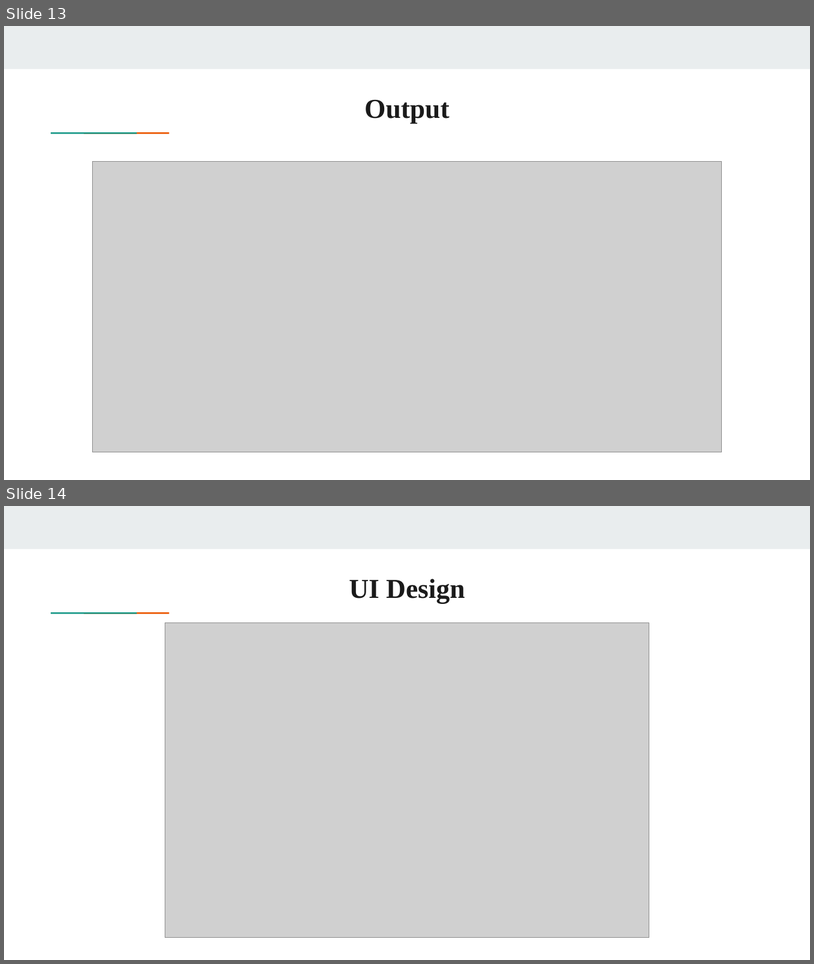
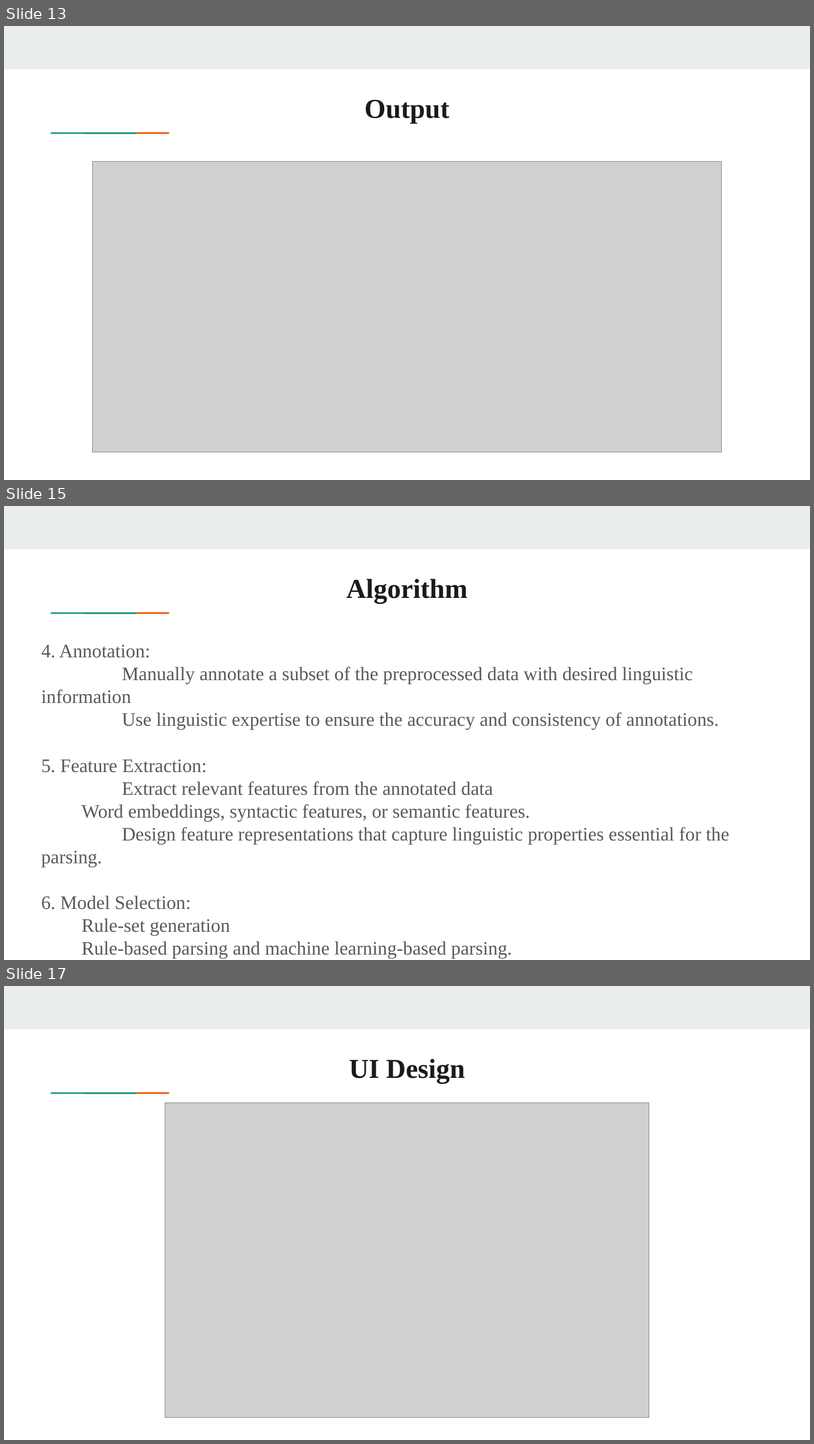
Before and after one commit to gauthamcsudheer/Malayalam-Parser, a slide deck: Presentations/DesignPresentation.pptx. Shown one above the other, each under a label of ours: slides 13 and 14 before the commit, slides 13, 15 and 17 after it; the slides between them are not shown. The pictures are 814x964 and 814x1444 pixels, drawn with LibreOffice and Linux fonts; fonts in the diff are those of the drawing; grey boxes stand for pictures. Boxes give left, top, right and bottom in pixels: in the first picture for what was removed or moved away, otherwise in the second. Text is boxed around its words. In the diff, an @@ line names an element or a change of style, - is before the commit and + after.

Commit message:
English Parsing

```diff
--- a/Presentations/DesignPresentation.pptx
+++ b/Presentations/DesignPresentation.pptx
@@ slide 15 added at [4, 506, 810, 960], background #FFFFFF; not listed: 3 template elements that a slide beside it also shows @@
@@ title added at [347, 579, 468, 603], 24.4 pt, text #1A1A1A, bold @@
+Algorithm
@@ text added at [41, 645, 730, 958], 17 pt, text #595959 @@
+4. Annotation:
+Manually annotate a subset of the preprocessed data with desired linguistic information
+Use linguistic expertise to ensure the accuracy and consistency of annotations.
+5. Feature Extraction:
+Extract relevant features from the annotated data
+Word embeddings, syntactic features, or semantic features.
+Design feature representations that capture linguistic properties essential for the parsing.
+6. Model Selection:
+Rule-set generation
+Rule-based parsing and machine learning-based parsing.
@@ what was slide 14 is now slide 17 @@
```
Also in this commit, not shown: 1 slide changed, 6 other slides added, 10 other files.
